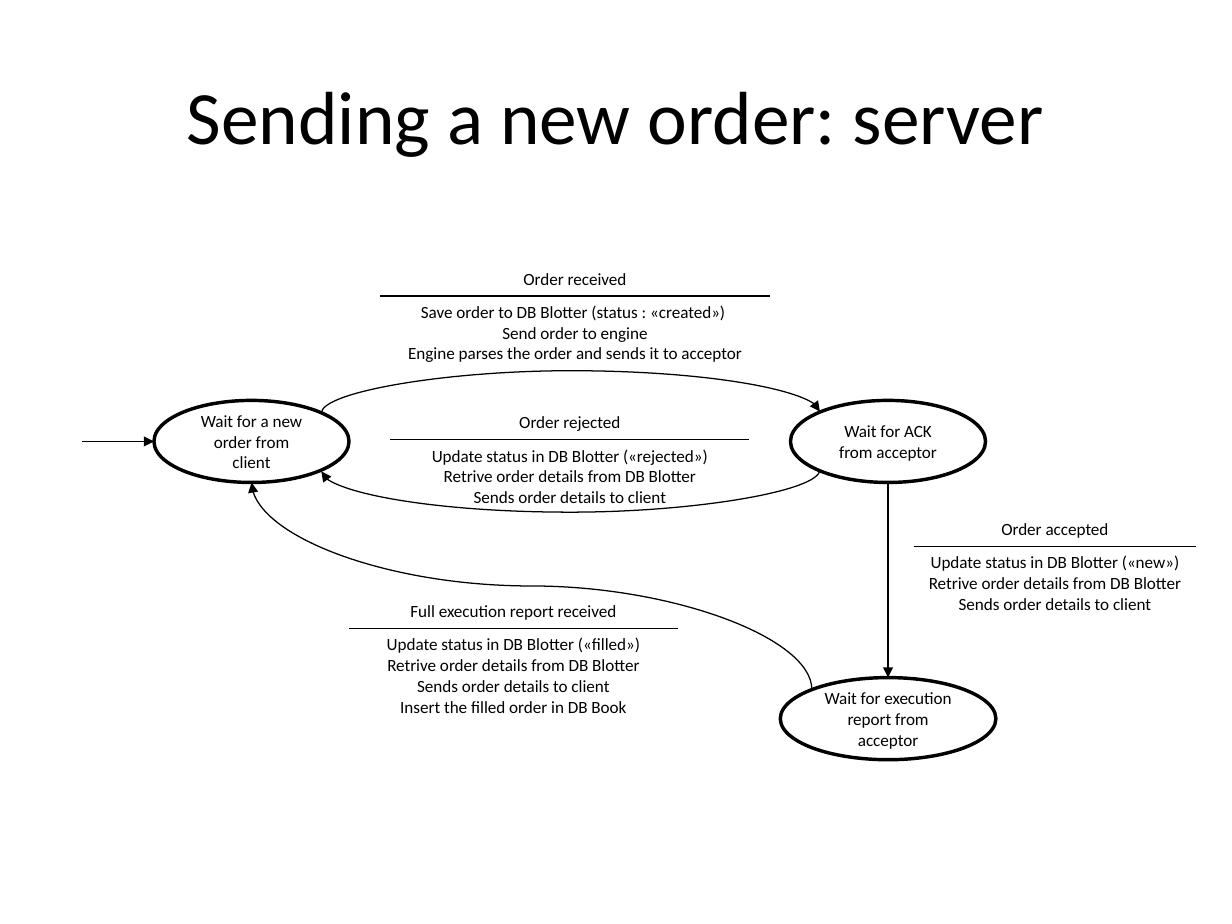
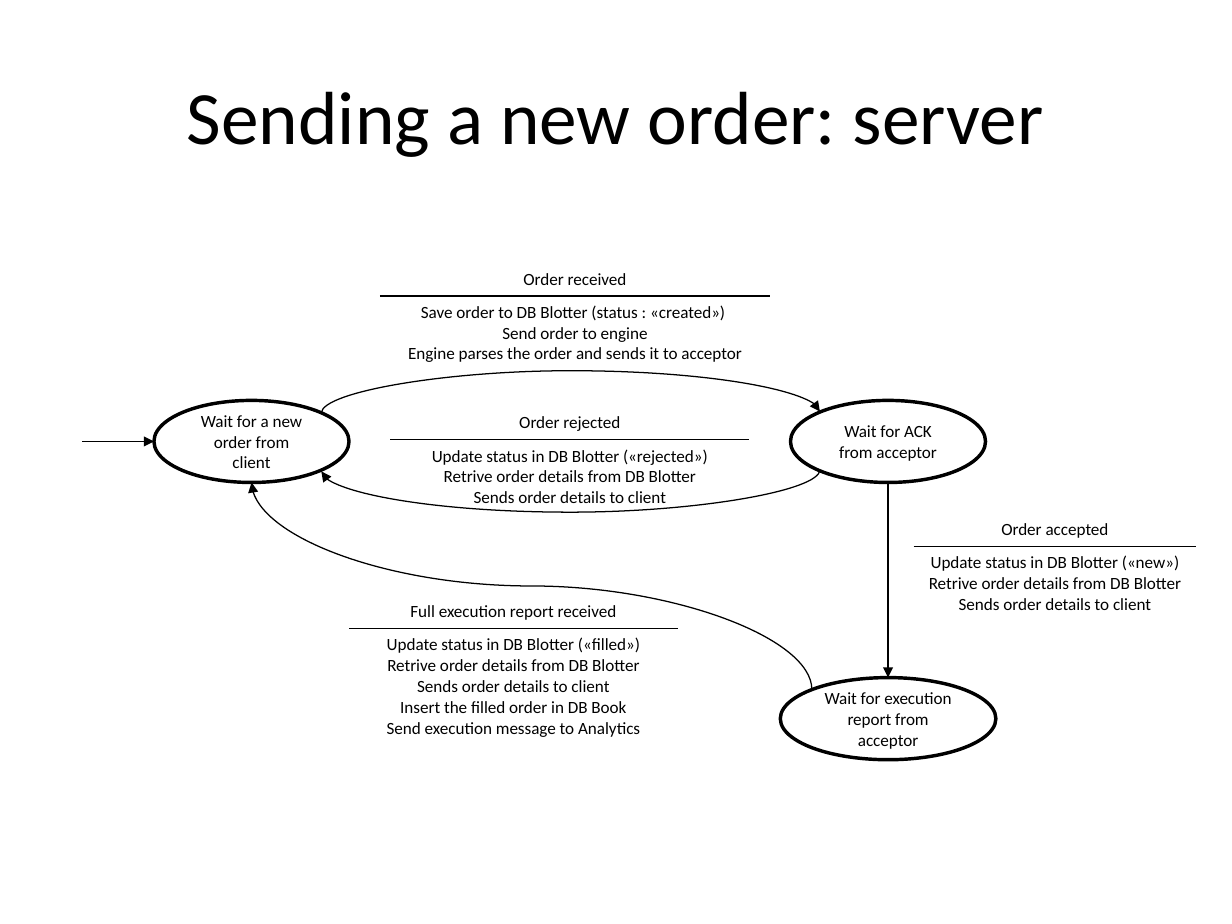
Before and after one commit to kandiu/omp, a slide deck: slide 6 of docs/UI-Server-FIXIMULATOR flow.pptx (slide 5 before the commit). Drawn at 1232x924 pixels with LibreOffice and Linux fonts; fonts in the diff are those of the drawing. Boxes give left, top, right and bottom in pixels: in the first picture for what was removed or moved away, otherwise in the second. Text is boxed around its words. In the diff, an @@ line names an element or a change of style, - is before the commit and + after.

```diff
--- a/docs/UI-Server-FIXIMULATOR flow.pptx
+++ b/docs/UI-Server-FIXIMULATOR flow.pptx
@@ table at bbox=[349, 595, 678, 743] @@
-row 2, column 1: Update status in DB Blotter («filled») / Retrive order details from DB Blotter / Sends order details to client / Insert the filled order in DB Book
+row 2, column 1: Update status in DB Blotter («filled») / Retrive order details from DB Blotter / Sends order details to client / Insert the filled order in DB Book / Send execution message to Analytics
```
Also in this commit, not shown: 5 other slides changed, 2 slides added.
